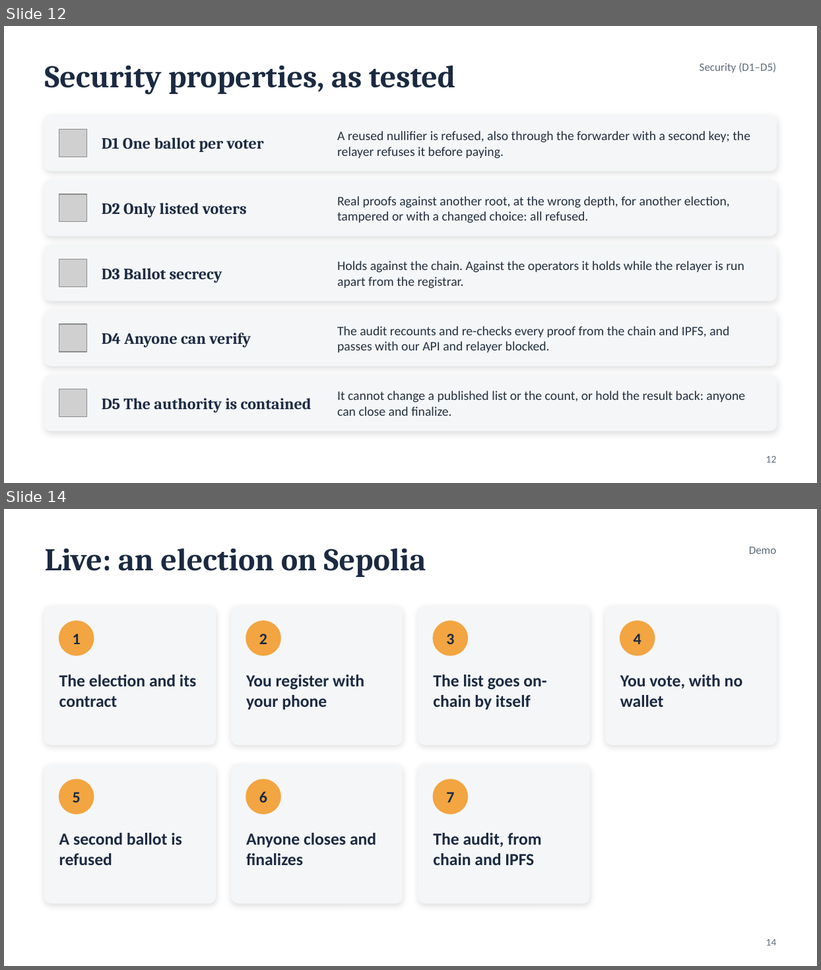
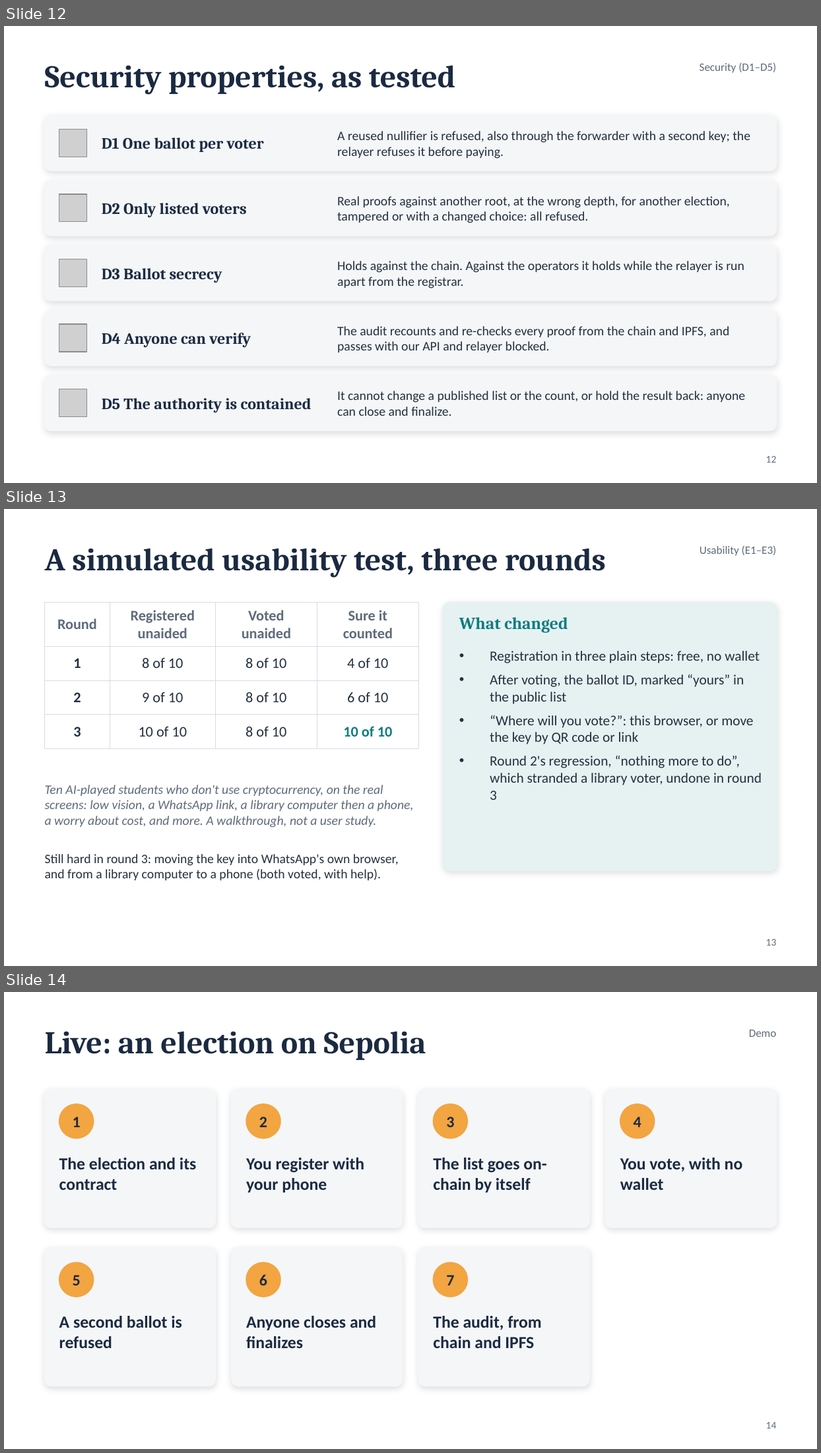
Before and after one commit to Chaitanya-Keyal/decentralized-voting-system, a slide deck: reports/eval2-slides.pptx. Shown one above the other, each under a label of ours: slides 12 and 14 before the commit, slides 12, 13 and 14 after it; the slides between them are not shown. The pictures are 821x970 and 821x1453 pixels, drawn with LibreOffice and Linux fonts; fonts in the diff are those of the drawing; grey boxes stand for pictures. Boxes give left, top, right and bottom in pixels: in the first picture for what was removed or moved away, otherwise in the second. Text is boxed around its words. In the diff, an @@ line names an element or a change of style, - is before the commit and + after.

Commit message:
feat(web): last usability fixes; E3 written up from three simulated rounds
E3 was run as a simulation, as the team chose: ten participants played by
language models, with the same profiles in each of three rounds and the
interface changed between rounds (bench/results/e3-simulated.csv).

| Round | Registered unaided | Voted unaided | Sure it counted |
| --- | --- | --- | --- |
| 1 | 8 | 8 | 4 |
| 2 | 9 | 8 | 6 |
| 3 | 10 | 8 | 10 |

In round 2, one participant could not vote at all. In round 3 the two who
still needed help were moving the key into WhatsApp's own browser, and
from a library computer to a phone.

Last changes, not yet tested by a further round:
- A browser without the key first suggests opening the page in the
  browser the voter registered in, with a button that copies the address.
- After voting there is a button that copies the full ballot ID.
- The two answers to "Where will you vote?" are worded as this device and
  browser, or somewhere else.

The report presents E3 as what it is: a walkthrough, not a user study. It
says plainly that a test with real students was not run. The deck shows
the three rounds from the CSV.

```diff
--- a/reports/eval2-slides.pptx
+++ b/reports/eval2-slides.pptx
@@ slide 13 added at <box>4,509,817,966</box>, background #FFFFFF @@
@@ text added at <box>45,548,606,577</box>, 28 pt, text #1B2A41, bold @@
+A simulated usability test, three rounds
@@ text added at <box>700,545,777,556</box>, 10 pt, text #5E6B7A @@
+Usability (E1–E3)
@@ table added at <box>45,603,418,739</box>, 4 rows, 4 columns @@
+Round | Registered unaided | Voted unaided | Sure it counted
+1 | 8 of 10 | 8 of 10 | 4 of 10
+2 | 9 of 10 | 8 of 10 | 6 of 10
+3 | 10 of 10 | 8 of 10 | 10 of 10
@@ rounded rectangle added at <box>443,603,776,871</box>, fill #E6F2F2, outline #E6F2F2 1 pt @@
@@ text added at <box>459,617,568,632</box>, 15 pt, text #0F7C80, bold @@
+What changed
@@ text added at <box>490,651,762,800</box>, 12.5 pt, text #23303F @@
+• Registration in three plain steps: free, no wallet
+• After voting, the ballot ID, marked “yours” in the public list
+• “Where will you vote?”: this browser, or move the key by QR code or link
+• Round 2's regression, “nothing more to do”, which stranded a library voter, undone in round 3
@@ text added at <box>45,785,414,828</box>, 11.5 pt, text #5E6B7A, italic @@
+Ten AI-played students who don't use cryptocurrency, on the real screens: low vision, a WhatsApp link, a library computer then a phone, a worry about cost, and more. A walkthrough, not a user study.
@@ text added at <box>45,854,399,881</box>, 11.5 pt, text #23303F @@
+Still hard in round 3: moving the key into WhatsApp's own browser, and from a library computer to a phone (both voted, with help).
@@ text added at <box>766,939,777,946</box>, 9 pt, text #5E6B7A @@
+13
```
Also in this commit, not shown: 1 slide removed, 10 other files.
